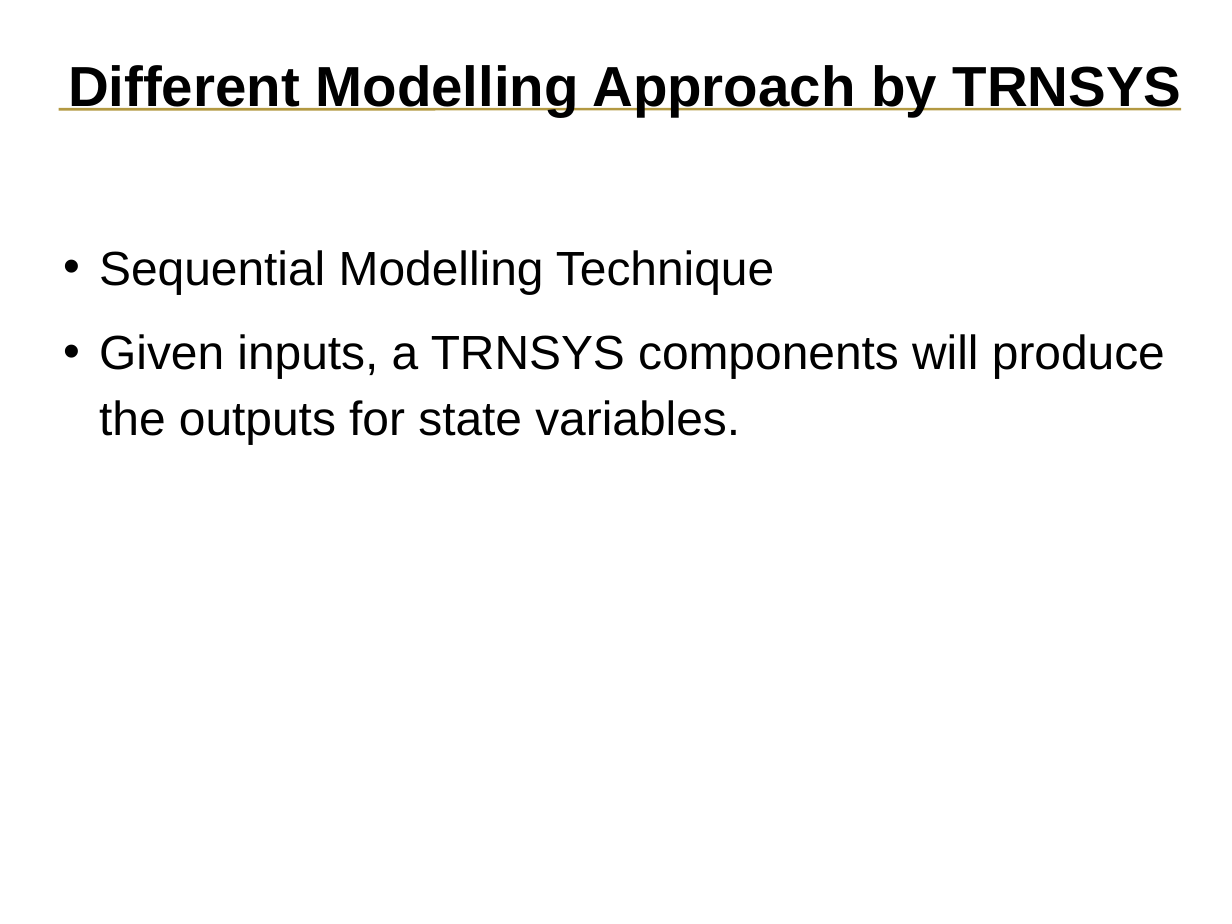
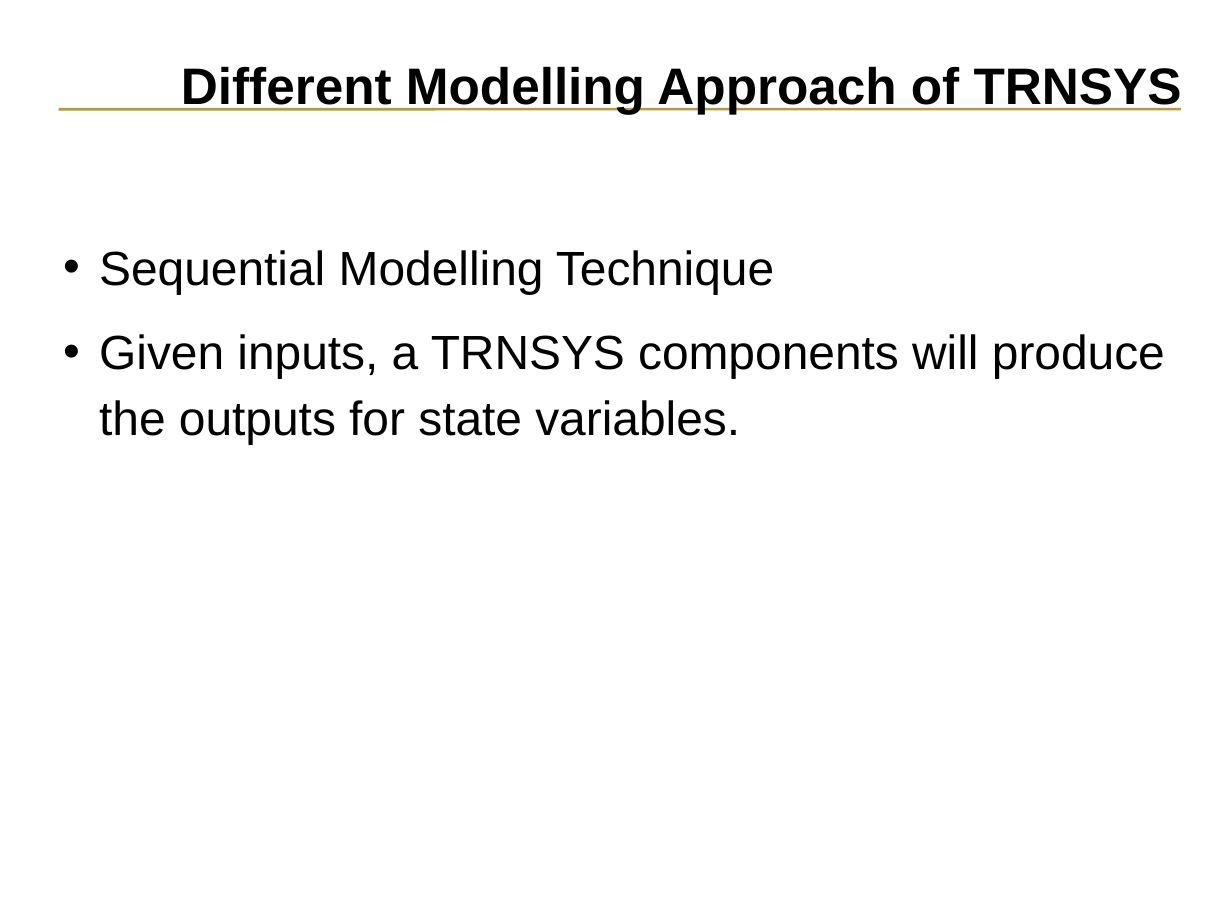
Before and after one commit to ESP-rCommunity/ESPrExtras, a slide deck: slide 15 of training/NRCan_course_materials/trnsys_coupling/trnsys_coupling.ppt. Drawn at 1232x924 pixels with LibreOffice and Linux fonts; fonts in the diff are those of the drawing. Boxes give left, top, right and bottom in pixels: in the first picture for what was removed or moved away, otherwise in the second. Text is boxed around its words. In the diff, an @@ line names an element or a change of style, - is before the commit and + after.

```diff
--- a/training/NRCan_course_materials/trnsys_coupling/trnsys_coupling.ppt
+++ b/training/NRCan_course_materials/trnsys_coupling/trnsys_coupling.ppt
@@ title at box(181, 66, 1182, 114): text changed; size 33 to 30 pt @@
-Different Modelling Approach by TRNSYS
+Different Modelling Approach of TRNSYS
```
Also in this commit, not shown: 32 other slides changed, 11 slides added, 5 other files.
